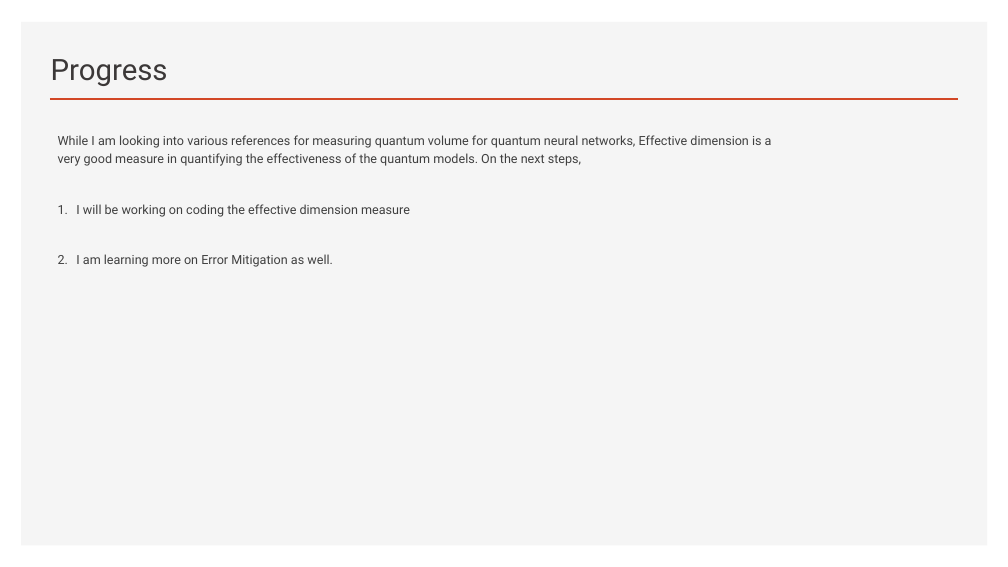
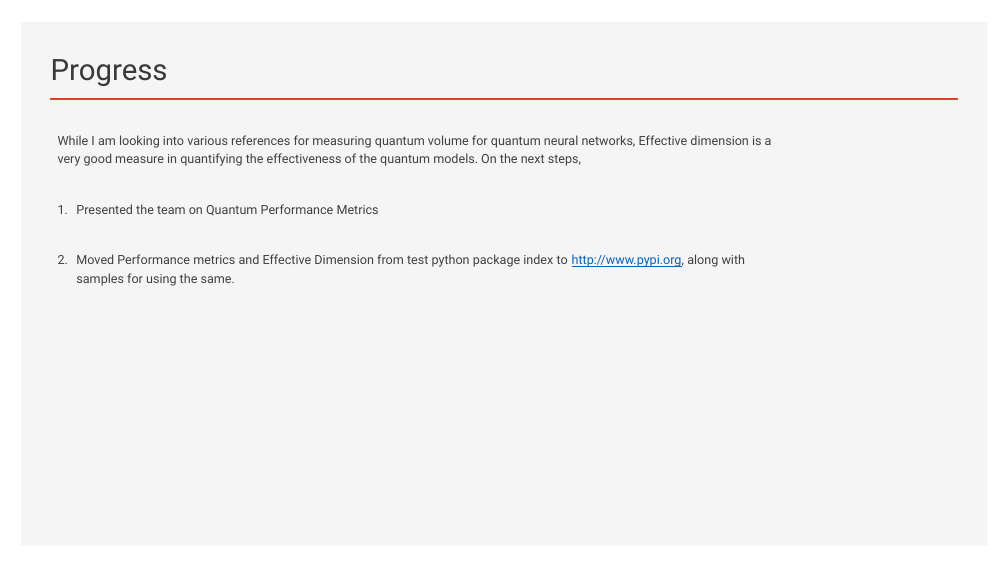
Before and after one commit to rsathyak/qml_masters_thesis, a slide deck: slide 2 of slides/13. The Power of Quantum Neural Networks.pptx (slide 11 before the commit). Drawn at 1008x567 pixels with LibreOffice and Linux fonts; fonts in the diff are those of the drawing. Boxes give left, top, right and bottom in pixels: in the first picture for what was removed or moved away, otherwise in the second. Text is boxed around its words. In the diff, an @@ line names an element or a change of style, - is before the commit and + after.

```diff
--- a/slides/13. The Power of Quantum Neural Networks.pptx
+++ b/slides/13. The Power of Quantum Neural Networks.pptx
@@ text at bbox=[76, 204, 746, 286]: text changed @@
-1. I will be working on coding the effective dimension measure
-2. I am learning more on Error Mitigation as well.
+1. Presented the team on Quantum Performance Metrics
+2. Moved Performance metrics and Effective Dimension from test python package index to http://www.pypi.org, along with samples for using the same.
```
Also in this commit, not shown: 1 slide added, 14 other files.
